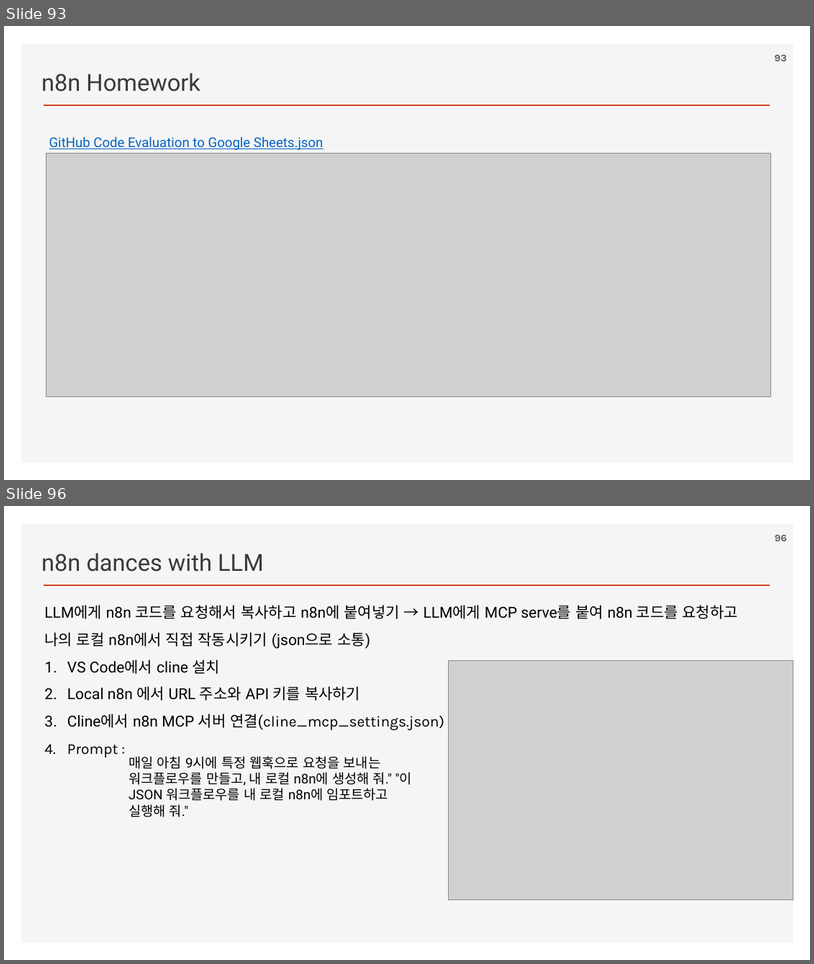
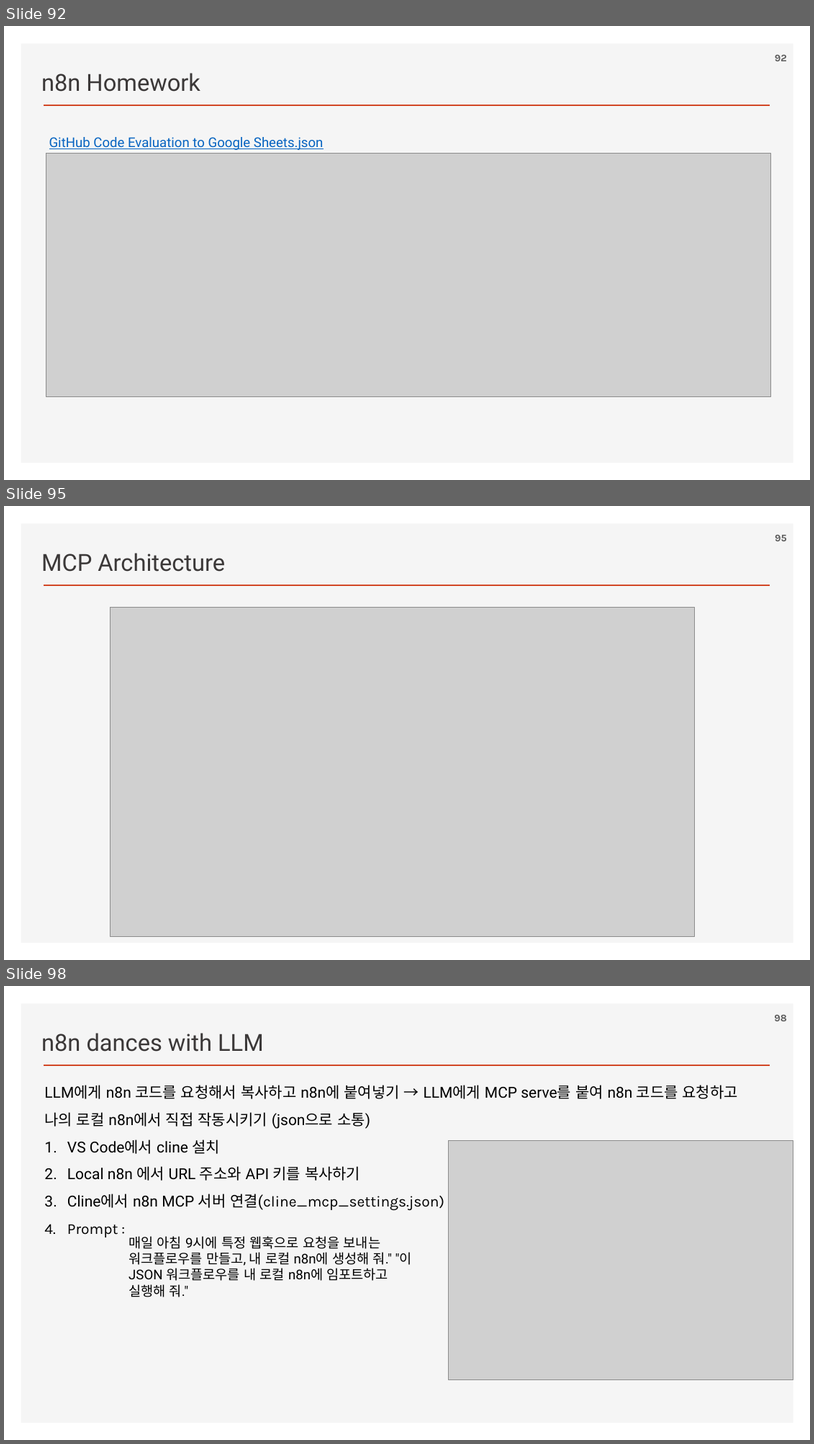
Before and after one commit to ancestor9/2026_Fall_AI-Workflow, a slide deck: PPTs/04_AI Workflow_n8n.pptx. Shown one above the other, each under a label of ours: slides 93 and 96 before the commit, slides 92, 95 and 98 after it; the slides between them are not shown. The pictures are 814x964 and 814x1444 pixels, drawn with LibreOffice and Linux fonts; fonts in the diff are those of the drawing; grey boxes stand for pictures; background and template pictures are left out. Boxes give left, top, right and bottom in pixels: in the first picture for what was removed or moved away, otherwise in the second. Text is boxed around its words. In the diff, an @@ line names an element or a change of style, - is before the commit and + after.

```diff
--- a/PPTs/04_AI Workflow_n8n.pptx
+++ b/PPTs/04_AI Workflow_n8n.pptx
@@ slide 95 added at (4,506,810,960), background #FFFFFF; not listed: 2 template elements that a slide beside it also shows @@
@@ page number added at (775,535,787,541), 12 pt, text #595959, bold @@
+95
@@ text added at (41,553,225,572), 28 pt, text #3B3838 @@
+MCP Architecture
@@ picture added at (111,607,695,936) @@
@@ what was slide 93 is now slide 92 @@
@@ what was slide 96 is now slide 98 @@
```
Also in this commit, not shown: 3 slides changed, 2 other slides added, 1 slide removed.
